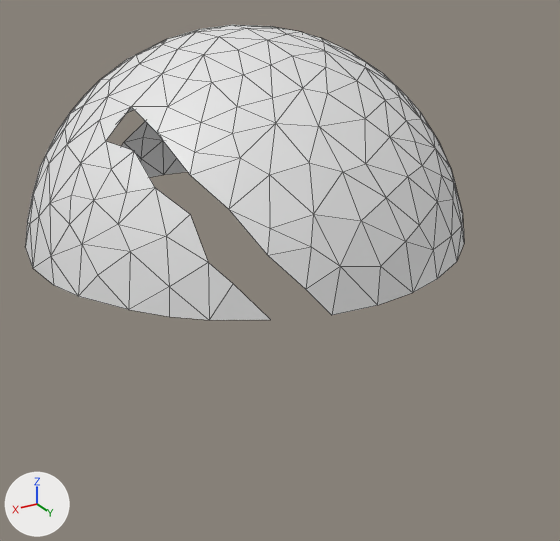
Before and after pictures for a commit that changed the Blender file Practical4/Hemisphere.blend.
Both versions are drawn from a 50 mm lens placed at (1.64, 3.03, 1.35), pointed at (-0.03, 0.24, -0.05). Arrows for +X, +Y and +Z are at lower left; the lights stay in place. Mesh edges are drawn as thin lines.

Names of what the first picture shows: 'hemisphere_non_convex_boundary'.
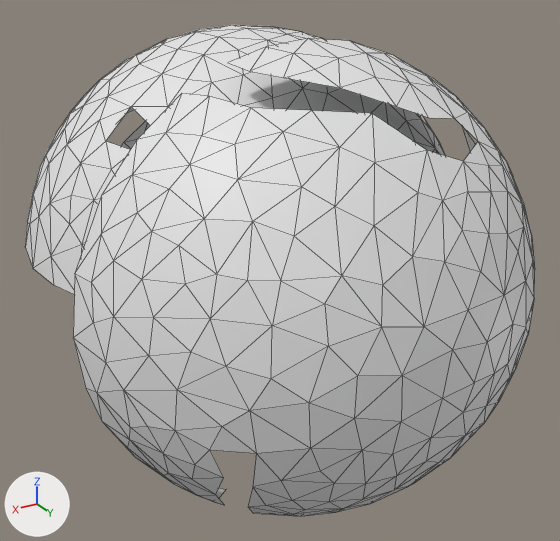
Where the change shows, as pixel boxes (x1, y1, x2, y2) in the pictures (560 x 541 px):
'LSCM', added
    after: (73, 39, 535, 516)
'hemisphere_non_convex_boundary', unchanged, covered by the edit
    before: (26, 25, 464, 320)
    after: (26, 25, 445, 294)

Patch to the scene script:
```diff
--- a/Practical4/Hemisphere.blend.py
+++ b/Practical4/Hemisphere.blend.py
@@ mat_checkerboard_o_jpg @@
+mat_checkerboard_o_jpg = principled_material('checkerboard.o.jpg')
+mat_checkerboard_o_jpg.base_color = (0.8, 0.8, 0.8)  # white #e7e7e7
@@ me_mesh @@
+me_mesh.from_pydata(...)  # 264 vertices, 455 faces, 717 loose edges; spans x -1.0..1.0, y 0.1..1.0, z -1.0..1.0
+me_mesh.materials.append(mat_checkerboard_o_jpg)  # its picture is missing
@@ ob_lscm @@
+ob_lscm = bpy.data.objects.new('LSCM', me_mesh)
+ob_lscm.location = (0.0, 0.4, 0.0)
```
